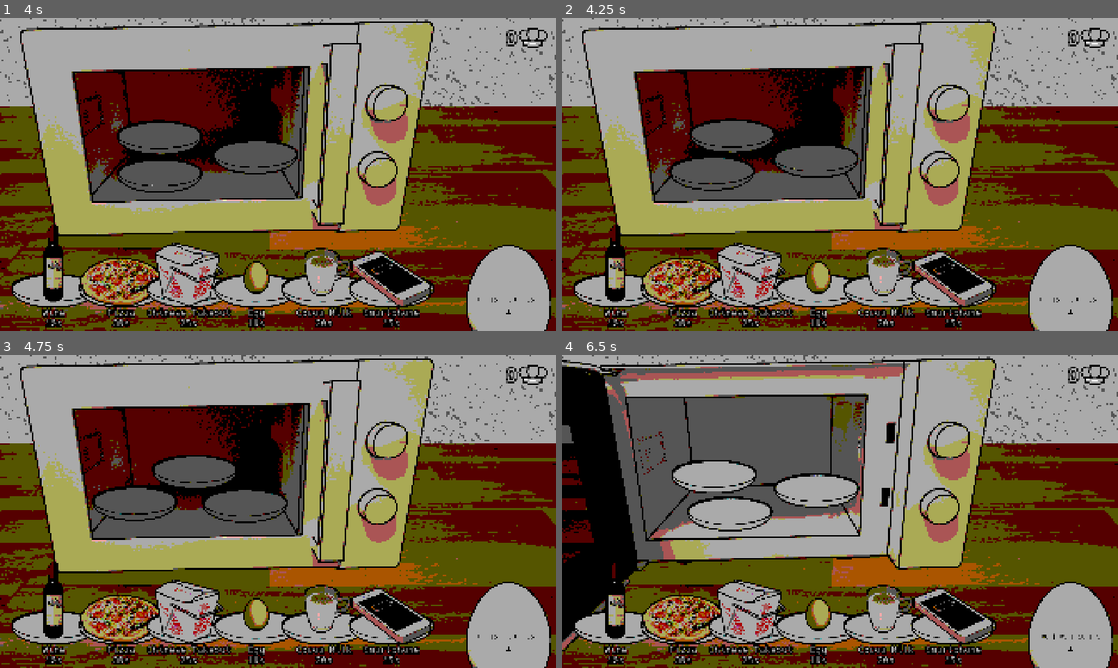
Above: before the commit, frames 1-4 (two rows, left to right).
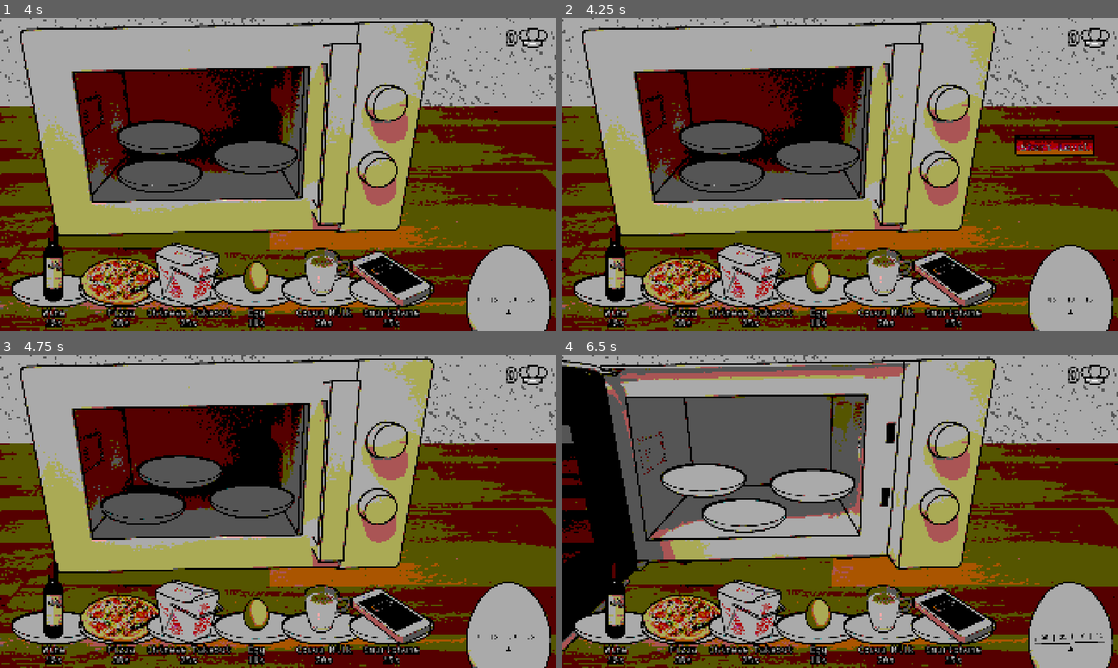
Above: after the commit, the same moments.

Repository: AnJ95/gmtk-2026
Game: Godot game, scene res://main/Main.tscn
The game is run twice, just before and just after one commit, with the same random seed, the same clock (stepped at 60 frames per second) and the same inputs.
Inputs (mouse positions are in pixels of both pictures, inside the frame that each line leads up to):
- Up to frame 1 (4 s): tap Enter at 0.5, 3.5 s; drag from (194, 130) to (55, 290) at 0.52 s; tap Space at 1.25 s; drag from (166, 190) to (255, 155) at 1.27 s; move the mouse to (333, 105) at 2.02 s; click (333, 105) at 2.17 s; drag from (250, 237) to (161, 174) at 2.77 s; move the mouse to (444, 221) at 3.52 s; click (444, 221) at 3.67 s
- Up to frame 2 (4.25 s): no input
- Up to frame 3 (4.75 s): click (494, 483) at 4.25 s, where only the run after the commit has a clickable "Start Level"
- Up to frame 4 (6.5 s): drag from (673, 464) to (617, 599) at 5.02 s; move the mouse to (867, 511) at 5.77 s; click (867, 511) at 5.92 s

Frame 1 is identical in both runs. In frame 2, 2.4% of the frame differs, in the area x 19-97%, y 32-91%; in frame 3, 1.8%; in frame 4, 2.5%, in the area x 17-100%, y 33-100%.

Commit message:
Add confirmation buttons, add more signal stuff

Diff:
--- a/level/LevelManager.gd
+++ b/level/LevelManager.gd
@@ -1,6 +1,8 @@
 extends Node
 
 signal level_prepare(level_id: int, level: Level)
+signal level_start(level_id: int, level: Level)
+signal rating_start()
 
 var levels := [
 	Level.new(10, 3, [
@@ -35,5 +37,11 @@
 	current_level_id = level_id
 	level_prepare.emit(current_level_id, levels[current_level_id])
 
-func _on_shelf_rating_end() -> void:
+func _on_button_start_pressed() -> void:
+	level_start.emit(current_level_id, levels[current_level_id])
+
+func _on_button_continue_pressed() -> void:
 	start_level(current_level_id + 1)
+
+func _on_timer_level_end() -> void:
+	rating_start.emit()
--- a/main/Main.tscn
+++ b/main/Main.tscn
@@ -11,6 +11,7 @@
 [ext_resource type="Script" uid="uid://cj3c245ga5s5i" path="res://level/LevelManager.gd" id="7_o80qs"]
 [ext_resource type="FontFile" uid="uid://dnh0cy5qlqsi7" path="res://timer/Hack-Regular.ttf" id="10_7a1mn"]
 [ext_resource type="Texture2D" uid="uid://cuwc8gjy0mw1p" path="res://ui/point/assets/point_100.png" id="11_m4geg"]
+[ext_resource type="PackedScene" uid="uid://dff22pedg3npl" path="res://ui/HidingButton.tscn" id="12_50616"]
 
 [sub_resource type="ShaderMaterial" id="ShaderMaterial_4mnyk"]
 shader = ExtResource("5_tv7ag")
@@ -168,13 +169,37 @@
 offset_bottom = 81.0
 texture = ExtResource("11_m4geg")
 
-[connection signal="rating_end" from="Shelf" to="LevelManager" method="_on_shelf_rating_end"]
+[node name="ButtonStart" parent="." unique_id=1754987810 instance=ExtResource("12_50616")]
+offset_left = 2100.0
+offset_top = 400.0
+offset_right = 2358.0017
+offset_bottom = 478.0
+show_position = Vector2(1573, 400)
+hide_position = Vector2(2100, 400)
+
+[node name="ButtonContinue" parent="." unique_id=855229110 instance=ExtResource("12_50616")]
+offset_left = 2100.0
+offset_top = 400.0
+offset_right = 2358.0017
+offset_bottom = 478.0
+text = "Continue"
+show_position = Vector2(1573, 400)
+hide_position = Vector2(2100, 400)
+
+[connection signal="rating_end" from="Shelf" to="." method="_on_shelf_rating_end"]
 [connection signal="level_end" from="Timer" to="." method="_on_timer_level_end"]
 [connection signal="level_end" from="Timer" to="Microwave" method="_on_timer_level_end"]
 [connection signal="level_end" from="Timer" to="Shelf" method="_on_timer_level_end"]
-[connection signal="level_start" from="Timer" to="Microwave" method="_on_timer_level_start"]
-[connection signal="level_start" from="Timer" to="Shelf" method="_on_timer_level_start"]
+[connection signal="level_end" from="Timer" to="LevelManager" method="_on_timer_level_end"]
+[connection signal="level_prepared" from="Timer" to="." method="_on_timer_level_prepared"]
 [connection signal="level_prepare" from="LevelManager" to="." method="_on_level_manager_level_prepare"]
 [connection signal="level_prepare" from="LevelManager" to="Microwave" method="_on_level_manager_level_prepare"]
 [connection signal="level_prepare" from="LevelManager" to="Shelf" method="_on_level_manager_level_prepare"]
 [connection signal="level_prepare" from="LevelManager" to="Timer" method="_on_level_manager_level_prepare"]
+[connection signal="level_start" from="LevelManager" to="Microwave" method="_on_level_manager_level_start"]
+[connection signal="level_start" from="LevelManager" to="Shelf" method="_on_level_manager_level_start"]
+[connection signal="level_start" from="LevelManager" to="Timer" method="_on_level_manager_level_start"]
+[connection signal="rating_start" from="LevelManager" to="." method="_on_level_manager_rating_start"]
+[connection signal="rating_start" from="LevelManager" to="Shelf" method="_on_level_manager_rating_start"]
+[connection signal="pressed" from="ButtonStart" to="LevelManager" method="_on_button_start_pressed"]
+[connection signal="pressed" from="ButtonContinue" to="LevelManager" method="_on_button_continue_pressed"]
--- a/main/main.gd
+++ b/main/main.gd
@@ -3,12 +3,19 @@
 var points: int = 0
 
 func _on_level_manager_level_prepare(level_id: int, level: Level) -> void:
-	if level_id > 0:
-		$AnimationPlayer.play("playing")
+	$AnimationPlayer.play("playing", -1, 100 if level_id == 0 else 1)
+
+func _on_timer_level_prepared(level_id: int, level: Level) -> void:
+	$ButtonStart.is_shown = true
 
 func _on_timer_level_end() -> void:
-	await get_tree().create_timer(3).timeout
+	pass
+
+func _on_level_manager_rating_start() -> void:
 	$AnimationPlayer.play("scoring")
+
+func _on_shelf_rating_end() -> void:
+	$ButtonContinue.is_shown = true
 
 func _process(delta: float) -> void:
 	$points.text = str(points)
--- a/microwave/microwave.gd
+++ b/microwave/microwave.gd
@@ -39,7 +39,7 @@
 	slot_num = level.num_microwave_slots
 	spawn_slots()
 
-func _on_timer_level_start(level: Level) -> void:
+func _on_level_manager_level_start(level_id: int, level: Level) -> void:
 	is_running = true
 
 func _on_timer_level_end() -> void:
--- a/shelf/shelf.gd
+++ b/shelf/shelf.gd
@@ -29,7 +29,7 @@
 func _on_level_manager_level_prepare(_level_id: int, level: Level) -> void:
 	spawn_slots(level.shelf_items)
 
-func _on_timer_level_start(level: Level) -> void:
+func _on_level_manager_level_start(level_id: int, level: Level) -> void:
 	for slot in root.get_children():
 		slot.set_active(true)
 
@@ -38,8 +38,8 @@
 		slot.set_active(false)
 		slot.move_item_back_to_shelf()
 
-	await get_tree().create_timer(2).timeout
-
+func _on_level_manager_rating_start() -> void:
+	await get_tree().create_timer(1.0).timeout
 	for slot in root.get_children():
 		slot.show_rating()
 		await get_tree().create_timer(0.3).timeout
--- a/timer/timer.gd
+++ b/timer/timer.gd
@@ -1,6 +1,6 @@
 extends Sprite2D
 
-signal level_start(level: Level)
+signal level_prepared(level_id: int, level: Level)
 signal level_end()
 
 @export_category("Sound")
@@ -15,8 +15,6 @@
 	tween.set_trans(Tween.TRANS_EXPO)
 	tween.tween_property(self, "time", t , 4)
 	await tween.finished
-	is_counting = true
-	$music_test.play()
 
 func tick():
 	$Label.visible_characters = int(self.time) + 22
@@ -38,7 +36,10 @@
 		$AnimationPlayer.play("ring")
 		level_end.emit()
 
+func _on_level_manager_level_prepare(level_id: int, level: Level) -> void:
+	await set_timer(level.total_time)
+	level_prepared.emit(level_id, level)
 
-func _on_level_manager_level_prepare(_level_id: int, level: Level) -> void:
-	await set_timer(level.total_time)
-	level_start.emit(level)
+func _on_level_manager_level_start(level_id: int, level: Level) -> void:
+	is_counting = true
+	$music_test.play()
--- /dev/null
+++ b/ui/HidingButton.tscn
@@ -0,0 +1,14 @@
+[gd_scene format=3 uid="uid://dff22pedg3npl"]
+
+[ext_resource type="Theme" uid="uid://cmwd1olpk47n7" path="res://ui/theme/theme.tres" id="1_tbi3k"]
+[ext_resource type="Script" uid="uid://5nxmys3vrl6v" path="res://ui/hiding_button.gd" id="2_rgr0d"]
+
+[node name="HidingButton" type="Button" unique_id=1754987810]
+offset_left = 500.0
+offset_right = 758.0017
+offset_bottom = 78.0
+theme = ExtResource("1_tbi3k")
+text = "Start Level"
+script = ExtResource("2_rgr0d")
+
+[connection signal="pressed" from="." to="." method="_on_pressed"]
--- /dev/null
+++ b/ui/hiding_button.gd
@@ -0,0 +1,65 @@
+@tool
+extends Button
+
+@export var is_shown := false:
+	set(value):
+		is_shown = value
+		disabled = !is_shown
+		_update_position()
+
+@export var show_position := Vector2.ZERO:
+	set(value):
+		show_position = value
+		_update_position()
+
+@export var hide_position := Vector2.RIGHT * 500.0:
+	set(value):
+		hide_position = value
+		_update_position()
+
+@export var tween_duration := 0.25
+
+var _tween: Tween
+
+
+func _ready() -> void:
+	_update_position()
+
+
+func show_button() -> void:
+	is_shown = true
+	_animate_to(show_position)
+
+
+func hide_button() -> void:
+	is_shown = false
+	_animate_to(hide_position)
+
+
+func toggle() -> void:
+	is_shown = not is_shown
+	_animate_to(show_position if is_shown else hide_position)
+
+
+func _update_position() -> void:
+	if not is_inside_tree():
+		return
+
+	position = show_position if is_shown else hide_position
+
+
+func _animate_to(target_position: Vector2) -> void:
+	if Engine.is_editor_hint():
+		position = target_position
+		return
+
+	if _tween:
+		_tween.kill()
+
+	_tween = create_tween()
+	_tween.set_trans(Tween.TRANS_QUAD).set_ease(Tween.EASE_OUT)
+	_tween.tween_property(self, "position", target_position, tween_duration)
+
+
+func _on_pressed() -> void:
+	is_shown = false
--- a/ui/theme/theme.tres
+++ b/ui/theme/theme.tres
@@ -3,17 +3,46 @@
 [ext_resource type="FontFile" uid="uid://dnh0cy5qlqsi7" path="res://timer/Hack-Regular.ttf" id="1_cni3f"]
 [ext_resource type="Texture2D" uid="uid://d1nslcivqvi1h" path="res://ui/theme/button.png" id="2_q67kw"]
 
-[sub_resource type="StyleBoxFlat" id="StyleBoxFlat_bipdn"]
-content_margin_left = 4.0
-content_margin_top = 4.0
-content_margin_right = 4.0
-content_margin_bottom = 4.0
-bg_color = Color(0.1, 0.1, 0.1, 0.3)
-corner_radius_top_left = 3
-corner_radius_top_right = 3
-corner_radius_bottom_right = 3
-corner_radius_bottom_left = 3
-corner_detail = 5
+[sub_resource type="StyleBoxTexture" id="StyleBoxTexture_bipdn"]
+texture = ExtResource("2_q67kw")
+texture_margin_left = 10.0
+texture_margin_top = 25.0
+texture_margin_right = 10.0
+texture_margin_bottom = 10.0
+expand_margin_left = 7.0
+expand_margin_right = 7.0
+region_rect = Rect2(0, 300, 300, 100)
+
+[sub_resource type="StyleBoxTexture" id="StyleBoxTexture_cni3f"]
+texture = ExtResource("2_q67kw")
+texture_margin_left = 10.0
+texture_margin_top = 25.0
+texture_margin_right = 10.0
+texture_margin_bottom = 10.0
+expand_margin_left = 7.0
+expand_margin_right = 7.0
+region_rect = Rect2(0, 100, 300, 100)
+
+[sub_resource type="StyleBoxTexture" id="StyleBoxTexture_u1qth"]
+texture = ExtResource("2_q67kw")
+texture_margin_left = 10.0
+texture_margin_top = 25.0
+texture_margin_right = 10.0
+texture_margin_bottom = 10.0
+expand_margin_left = 7.0
+expand_margin_right = 7.0
+region_rect = Rect2(0, 0, 300, 100)
+
+[sub_resource type="StyleBoxTexture" id="StyleBoxTexture_q67kw"]
+content_margin_top = 15.0
+texture = ExtResource("2_q67kw")
+texture_margin_left = 10.0
+texture_margin_top = 25.0
+texture_margin_right = 10.0
+texture_margin_bottom = 10.0
+expand_margin_left = 7.0
+expand_margin_right = 7.0
+region_rect = Rect2(0, 200, 300, 100)
 
 [sub_resource type="StyleBoxFlat" id="StyleBoxFlat_41ywq"]
 content_margin_left = 4.0
@@ -35,37 +64,6 @@
 expand_margin_top = 2.0
 expand_margin_right = 2.0
 expand_margin_bottom = 2.0
-
-[sub_resource type="StyleBoxFlat" id="StyleBoxFlat_1apww"]
-content_margin_left = 4.0
-content_margin_top = 4.0
-content_margin_right = 4.0
-content_margin_bottom = 4.0
-bg_color = Color(0.225, 0.225, 0.225, 0.6)
-corner_radius_top_left = 3
-corner_radius_top_right = 3
-corner_radius_bottom_right = 3
-corner_radius_bottom_left = 3
-corner_detail = 5
-
-[sub_resource type="StyleBoxTexture" id="StyleBoxTexture_u1qth"]
-texture = ExtResource("2_q67kw")
-texture_margin_left = 10.0
-texture_margin_top = 10.0
-texture_margin_right = 10.0
-texture_margin_bottom = 25.0
-
-[sub_resource type="StyleBoxFlat" id="StyleBoxFlat_4v5r2"]
-content_margin_left = 4.0
-content_margin_top = 4.0
-content_margin_right = 4.0
-content_margin_bottom = 4.0
-bg_color = Color(0, 0, 0, 0.6)
-corner_radius_top_left = 3
-corner_radius_top_right = 3
-corner_radius_bottom_right = 3
-corner_radius_bottom_left = 3
-corner_detail = 5
 
 [sub_resource type="StyleBoxEmpty" id="StyleBoxEmpty_cni3f"]
 
@@ -89,11 +87,11 @@
 Button/constants/outline_size = 7
 Button/font_sizes/font_size = 36
 Button/fonts/font = ExtResource("1_cni3f")
-Button/styles/disabled = SubResource("StyleBoxFlat_bipdn")
-Button/styles/focus = SubResource("StyleBoxFlat_41ywq")
-Button/styles/hover = SubResource("StyleBoxFlat_1apww")
+Button/styles/disabled = SubResource("StyleBoxTexture_bipdn")
+Button/styles/focus = SubResource("StyleBoxTexture_cni3f")
+Button/styles/hover = SubResource("StyleBoxTexture_cni3f")
 Button/styles/normal = SubResource("StyleBoxTexture_u1qth")
-Button/styles/pressed = SubResource("StyleBoxFlat_4v5r2")
+Button/styles/pressed = SubResource("StyleBoxTexture_q67kw")
 Label/colors/font_color = Color(1, 1, 1, 1)
 Label/colors/font_outline_color = Color(0, 0, 0, 1)
 Label/colors/font_shadow_color = Color(0, 0, 0, 0)
Not shown, added: ui/hiding_button.gd.uid
Binary file changed: ui/theme/button.png
